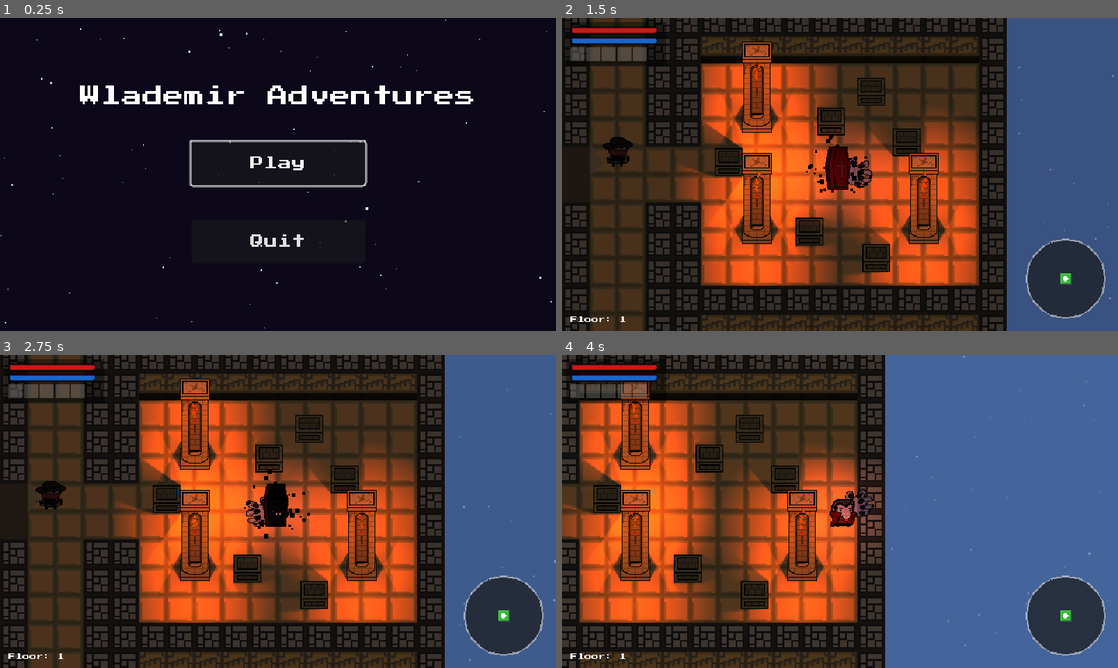
Above: before the commit, frames 1-4 (two rows, left to right).
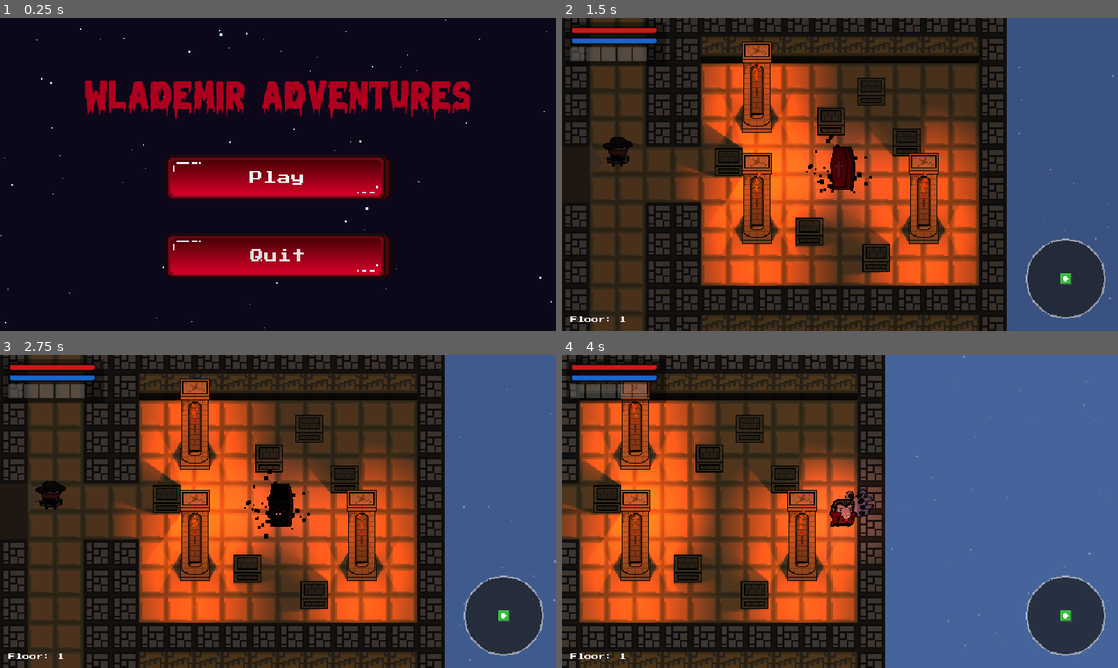
Above: after the commit, the same moments.

Repository: Lohrel/WlademirBizarreAdventures
Game: Godot game, scene res://scenes/main_menu.tscn
Same seed, same stepped clock (60 frames per second), same inputs: the game is played once before the commit and once after it. The engine's default icon, where the game draws it, is replaced by a stand-in: a white triangle on a blue panel in a dark square. Sound files missing from this copy of the repository are replaced by a short silence.
Inputs (mouse positions are in pixels of both pictures, inside the frame that each line leads up to):
- Up to frame 1 (0.25 s): no input
- Up to frame 2 (1.5 s): click "Play" at 0.5 s; tap Enter at 1.25 s; move the mouse to (962, 158) at 1.27 s; hold Right (move_right) from 1.28 s (still down); click (962, 158) at 1.35 s
- Up to frame 3 (2.75 s): release Right (move_right) at 2 s; drag from (166, 527) to (11, 511) at 2.02 s
- Up to frame 4 (4 s): move the mouse to (895, 442) at 2.77 s; hold Right (move_right) 2.78-3.5 s; hold E (interact) 2.78-3.5 s; drag from (812, 574) to (884, 489) at 3.52 s

The runs differ from the first frame. In frame 1, 15% of the frame differs, in the area x 14-86%, y 20-83%; in frame 2, 0.6%; in frame 3, 0.4%; in frame 4, nothing differs.

Commit message:
animação de spawn corrigida, botões nos menus adicionados

Diff:
--- a/project.godot
+++ b/project.godot
@@ -16,7 +16,7 @@
 
 config/name="Wlademir Bizarre Adventures"
 run/main_scene="res://scenes/main_menu.tscn"
-config/features=PackedStringArray("4.7", "Forward Plus")
+config/features=PackedStringArray("4.6", "Forward Plus")
 config/icon="res://assets/sprites/icon.svg"
 
 [display]
--- a/scenes/death_screen.tscn
+++ b/scenes/death_screen.tscn
@@ -1,19 +1,22 @@
 [gd_scene format=3 uid="uid://c6f3y4p7v6q2v"]
 
-[ext_resource type="Script" uid="uid://d3v8y6p4m2j7x" path="res://scripts/death_screen.gd" id="1_death"]
+[ext_resource type="Script" uid="uid://ccj7oy32ruj4u" path="res://scripts/death_screen.gd" id="1_death"]
+[ext_resource type="FontFile" uid="uid://c811ifpjnkod6" path="res://assets/fonts/Melted Monster.ttf" id="2_mqh5l"]
+[ext_resource type="Texture2D" uid="uid://brdp4tuo5pr0i" path="res://assets/sprites/botão.png" id="3_7ns25"]
 
 [sub_resource type="LabelSettings" id="LabelSettings_Death"]
+font = ExtResource("2_mqh5l")
 font_size = 48
-font_color = Color(0.8, 0, 0, 1)
-outline_size = 8
+font_color = Color(0.68235296, 0, 0.11764706, 1)
+outline_size = 10
 outline_color = Color(0, 0, 0, 1)
 shadow_size = 4
 shadow_color = Color(0.2, 0, 0, 0.5)
 
-[node name="DeathScreen" type="CanvasLayer"]
+[node name="DeathScreen" type="CanvasLayer" unique_id=1519256897]
 process_mode = 3
 
-[node name="Control" type="Control" parent="."]
+[node name="Control" type="Control" parent="." unique_id=524618231]
 layout_mode = 3
 anchors_preset = 15
 anchor_right = 1.0
@@ -22,7 +25,7 @@
 grow_vertical = 2
 script = ExtResource("1_death")
 
-[node name="Background" type="ColorRect" parent="Control"]
+[node name="Background" type="ColorRect" parent="Control" unique_id=1573524583]
 layout_mode = 1
 anchors_preset = 15
 anchor_right = 1.0
@@ -31,7 +34,7 @@
 grow_vertical = 2
 color = Color(0.1, 0, 0, 0.6)
 
-[node name="VBoxContainer" type="VBoxContainer" parent="Control"]
+[node name="VBoxContainer" type="VBoxContainer" parent="Control" unique_id=536900525]
 layout_mode = 1
 anchors_preset = 8
 anchor_left = 0.5
@@ -47,25 +50,37 @@
 theme_override_constants/separation = 20
 alignment = 1
 
-[node name="YouDiedLabel" type="Label" parent="Control/VBoxContainer"]
+[node name="YouDiedLabel" type="Label" parent="Control/VBoxContainer" unique_id=586945735]
 layout_mode = 2
 text = "YOU DIED"
 label_settings = SubResource("LabelSettings_Death")
 horizontal_alignment = 1
 
-[node name="RestartButton" type="Button" parent="Control/VBoxContainer"]
+[node name="Botão" type="Sprite2D" parent="Control/VBoxContainer" unique_id=1576076932]
+position = Vector2(99, 101.5)
+scale = Vector2(0.6, 1)
+texture = ExtResource("3_7ns25")
+
+[node name="Botão2" type="Sprite2D" parent="Control/VBoxContainer" unique_id=1130962839]
+position = Vector2(99, 161.5)
+scale = Vector2(0.6, 1)
+texture = ExtResource("3_7ns25")
+
+[node name="RestartButton" type="Button" parent="Control/VBoxContainer" unique_id=1207459112]
 unique_name_in_owner = true
 custom_minimum_size = Vector2(120, 40)
 layout_mode = 2
 size_flags_horizontal = 4
 text = "RESTART"
+flat = true
 
-[node name="QuitButton" type="Button" parent="Control/VBoxContainer"]
+[node name="QuitButton" type="Button" parent="Control/VBoxContainer" unique_id=2085597702]
 unique_name_in_owner = true
 custom_minimum_size = Vector2(120, 40)
 layout_mode = 2
 size_flags_horizontal = 4
 text = "QUIT"
+flat = true
 
 [connection signal="pressed" from="Control/VBoxContainer/RestartButton" to="Control" method="_on_restart_button_pressed"]
 [connection signal="pressed" from="Control/VBoxContainer/QuitButton" to="Control" method="_on_quit_button_pressed"]
--- a/scenes/main_menu.tscn
+++ b/scenes/main_menu.tscn
@@ -3,6 +3,16 @@
 [ext_resource type="Script" uid="uid://bhs8f8ii7fiqu" path="res://scripts/main_menu.gd" id="1_main_menu"]
 [ext_resource type="FontFile" uid="uid://dnlegs1bi0b88" path="res://assets/fonts/PressStart2P-Regular.ttf" id="2_font"]
 [ext_resource type="PackedScene" uid="uid://c8l7p8m4n5p2x" path="res://scenes/background_night.tscn" id="3_bg"]
+[ext_resource type="FontFile" uid="uid://c811ifpjnkod6" path="res://assets/fonts/Melted Monster.ttf" id="4_rtw2f"]
+[ext_resource type="Texture2D" uid="uid://ph3gr8t586xm" path="res://assets/sprites/montanhas_hemy.png" id="5_oa1go"]
+[ext_resource type="Texture2D" uid="uid://brdp4tuo5pr0i" path="res://assets/sprites/botão.png" id="6_tbmy8"]
+
+[sub_resource type="LabelSettings" id="LabelSettings_jk1qb"]
+font = ExtResource("4_rtw2f")
+font_size = 46
+font_color = Color(0.68235296, 0, 0.11764706, 1)
+
+[sub_resource type="StyleBoxTexture" id="StyleBoxTexture_rtw2f"]
 
 [node name="MainMenu" type="Control" unique_id=1716678688]
 layout_mode = 3
@@ -36,23 +46,42 @@
 theme_override_fonts/font = ExtResource("2_font")
 theme_override_font_sizes/font_size = 24
 text = "Wlademir Adventures"
+label_settings = SubResource("LabelSettings_jk1qb")
 horizontal_alignment = 1
 
+[node name="MontanhasHemy" type="Sprite2D" parent="VBoxContainer" unique_id=1483023563]
+visible = false
+position = Vector2(250, 119)
+texture = ExtResource("5_oa1go")
+
+[node name="Botão2" type="Sprite2D" parent="VBoxContainer" unique_id=991424722]
+position = Vector2(251, 213.00002)
+scale = Vector2(1.3, 1.3)
+texture = ExtResource("6_tbmy8")
+
+[node name="Botão" type="Sprite2D" parent="VBoxContainer" unique_id=207353940]
+position = Vector2(251, 122.999985)
+scale = Vector2(1.3, 1.3)
+texture = ExtResource("6_tbmy8")
+
 [node name="PlayButton" type="Button" parent="VBoxContainer" unique_id=422793227]
-custom_minimum_size = Vector2(200, 50)
+custom_minimum_size = Vector2(255, 50)
 layout_mode = 2
 size_flags_horizontal = 4
 theme_override_fonts/font = ExtResource("2_font")
 theme_override_font_sizes/font_size = 16
+theme_override_styles/focus = SubResource("StyleBoxTexture_rtw2f")
 text = "Play"
+flat = true
 
 [node name="QuitButton" type="Button" parent="VBoxContainer" unique_id=1454016250]
-custom_minimum_size = Vector2(200, 50)
+custom_minimum_size = Vector2(250, 50)
 layout_mode = 2
 size_flags_horizontal = 4
 theme_override_fonts/font = ExtResource("2_font")
 theme_override_font_sizes/font_size = 16
 text = "Quit"
+flat = true
 
 [connection signal="pressed" from="VBoxContainer/PlayButton" to="." method="_on_play_button_pressed"]
 [connection signal="pressed" from="VBoxContainer/QuitButton" to="." method="_on_quit_button_pressed"]
--- a/scenes/player.tscn
+++ b/scenes/player.tscn
@@ -292,6 +292,18 @@
 "transitions": PackedFloat32Array(1, 1, 1, 1, 1, 1, 1, 1, 1, 1, 1),
 "update": 1,
 "values": [27, 28, 29, 30, 31, 32, 33, 34, 35, 36, 38]
+}
+tracks/1/type = "value"
+tracks/1/imported = false
+tracks/1/enabled = true
+tracks/1/path = NodePath("Sprite2D:flip_h")
+tracks/1/interp = 1
+tracks/1/loop_wrap = true
+tracks/1/keys = {
+"times": PackedFloat32Array(0),
+"transitions": PackedFloat32Array(1),
+"update": 1,
+"values": [true]
 }
 
 [sub_resource type="Animation" id="Animation_qlg0r"]
--- a/scripts/death_screen.gd
+++ b/scripts/death_screen.gd
@@ -6,6 +6,8 @@
 # --- Ciclo de Vida ---
 
 func _ready() -> void:
+
+
 	# Garante que a interação funcione enquanto o jogo está pausado
 	process_mode = Node.PROCESS_MODE_ALWAYS
 	get_tree().paused = true
--- a/scripts/player.gd
+++ b/scripts/player.gd
@@ -148,8 +148,12 @@
 
 func _ready() -> void:
 	_is_spawning = true
+
+	$garra_player.visible = false
+
 	if _animation_tree:
 		_animation_tree.active = false
+
 	if has_node("AnimationPlayer"):
 		$AnimationPlayer.animation_finished.connect(_on_spawn_animation_finished)
 		$AnimationPlayer.play("spawn")
@@ -882,8 +886,13 @@
 func _on_spawn_animation_finished(anim_name: String) -> void:
 	if anim_name == "spawn":
 		_is_spawning = false
+
+		$garra_player.visible = true
+
 		if _animation_tree:
 			_animation_tree.active = true
+
+		# resto do código...
 		if is_instance_valid(_spawn_particles):
 			_spawn_particles.emitting = false
 			get_tree().create_timer(_spawn_particles.lifetime).timeout.connect(_spawn_particles.queue_free)
Binary file added: assets/fonts/Melted Monster.ttf
Not shown, added: assets/fonts/Melted Monster.ttf.import
Binary file added: assets/sprites/botão.png
Not shown, added: assets/sprites/botão.png.import
Binary file added: assets/sprites/botão_grande.png
Not shown, added: assets/sprites/botão_grande.png.import
Binary file added: assets/sprites/montanhas_hemy.png
Not shown, added: assets/sprites/montanhas_hemy.png.import
Not shown: 1 places in scenes/level_generator.tscn that only renumber resources
Not shown: 1 places in scenes/player.tscn that only renumber resources
